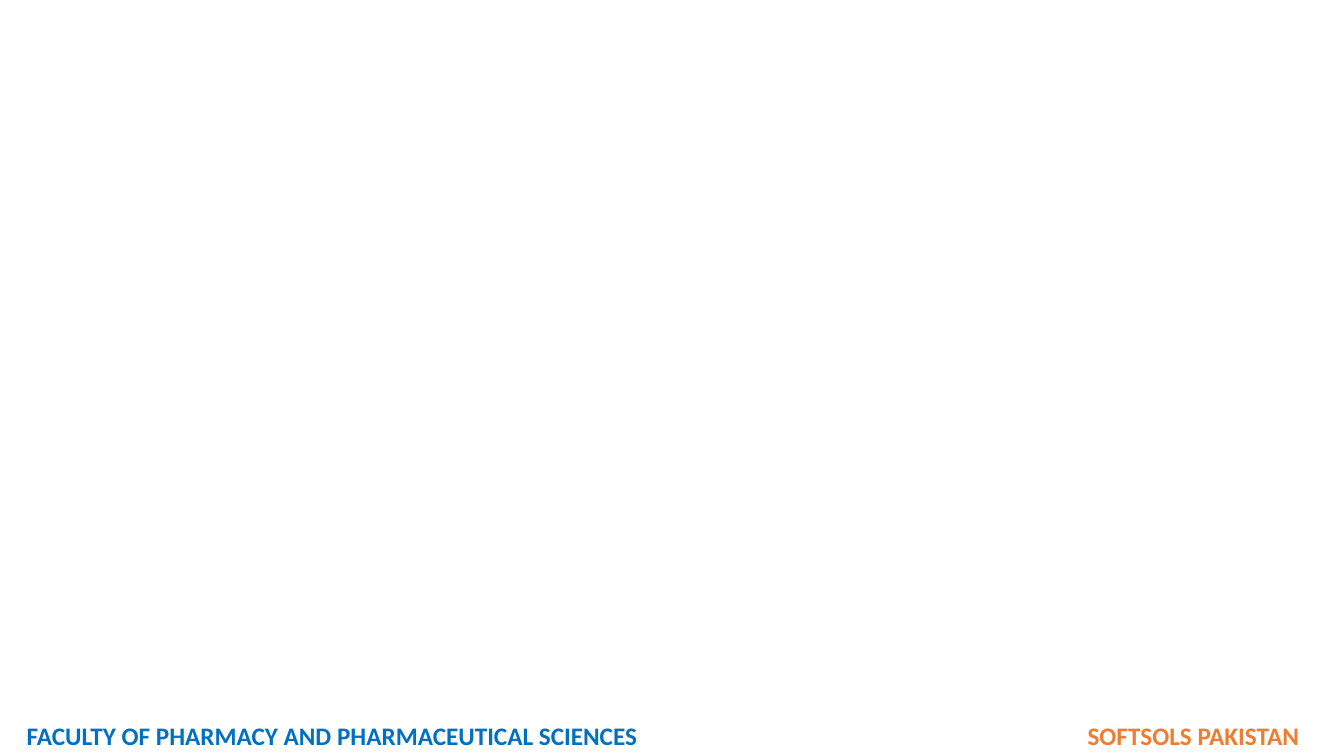
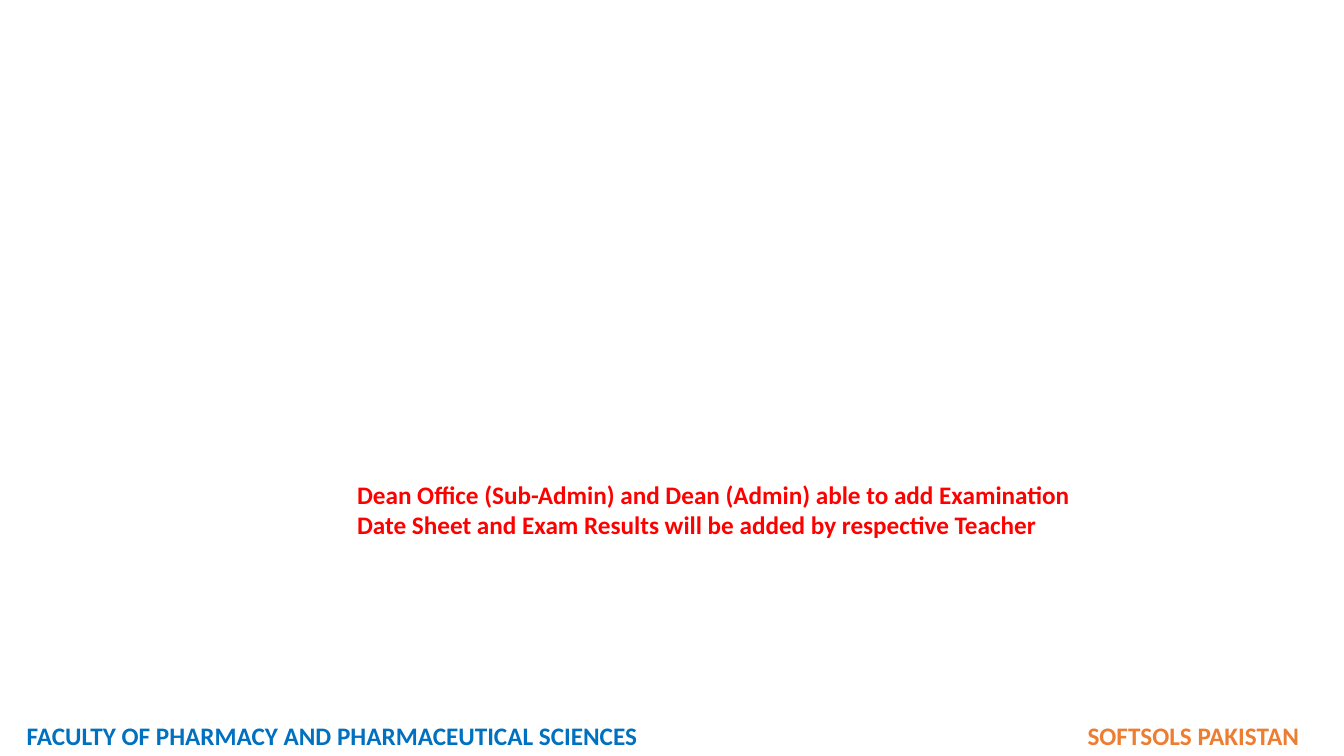
Before and after one commit to softsolspk1/fop, a slide deck: slide 11 of STUDENT REGISTRATION.pptx (slide 15 before the commit). Drawn at 1344x756 pixels with LibreOffice and Linux fonts; fonts in the diff are those of the drawing; background and template pictures are left out. Boxes give left, top, right and bottom in pixels: in the first picture for what was removed or moved away, otherwise in the second. Text is boxed around its words. In the diff, an @@ line names an element or a change of style, - is before the commit and + after.

```diff
--- a/STUDENT REGISTRATION.pptx
+++ b/STUDENT REGISTRATION.pptx
@@ text added at [357,485,1069,538], 18 pt, text #FF0000, bold @@
+Dean Office (Sub-Admin) and Dean (Admin) able to add Examination Date Sheet and Exam Results will be added by respective Teacher
```
Also in this commit, not shown: 2 slides added, 1 slide removed, 9 other files.
